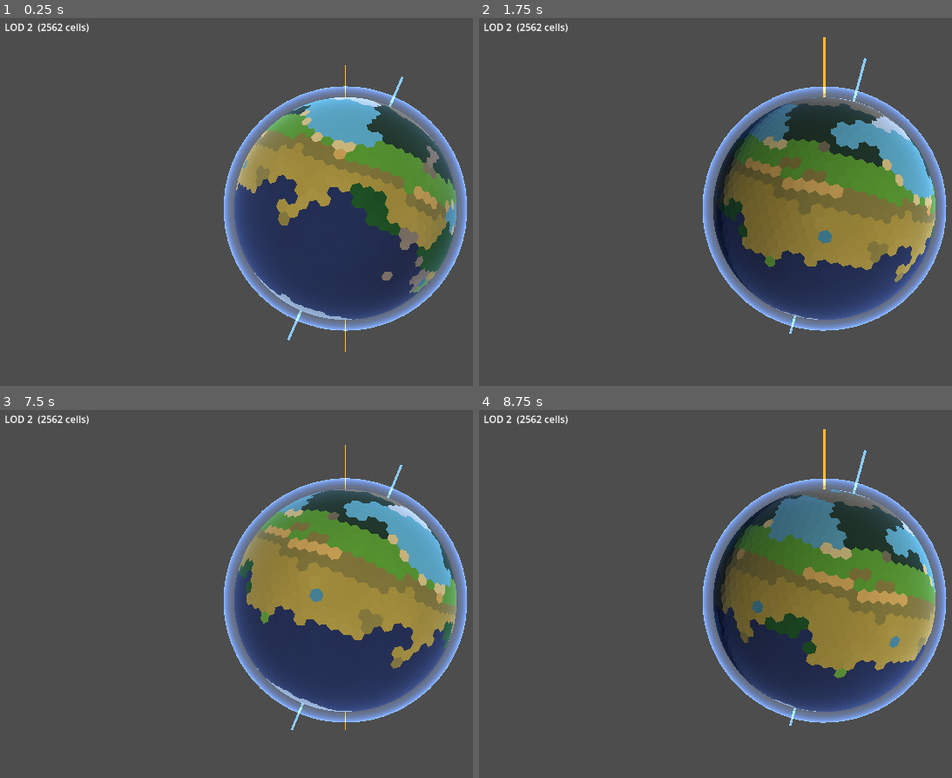
Above: before the commit, frames 1-4 (two rows, left to right).
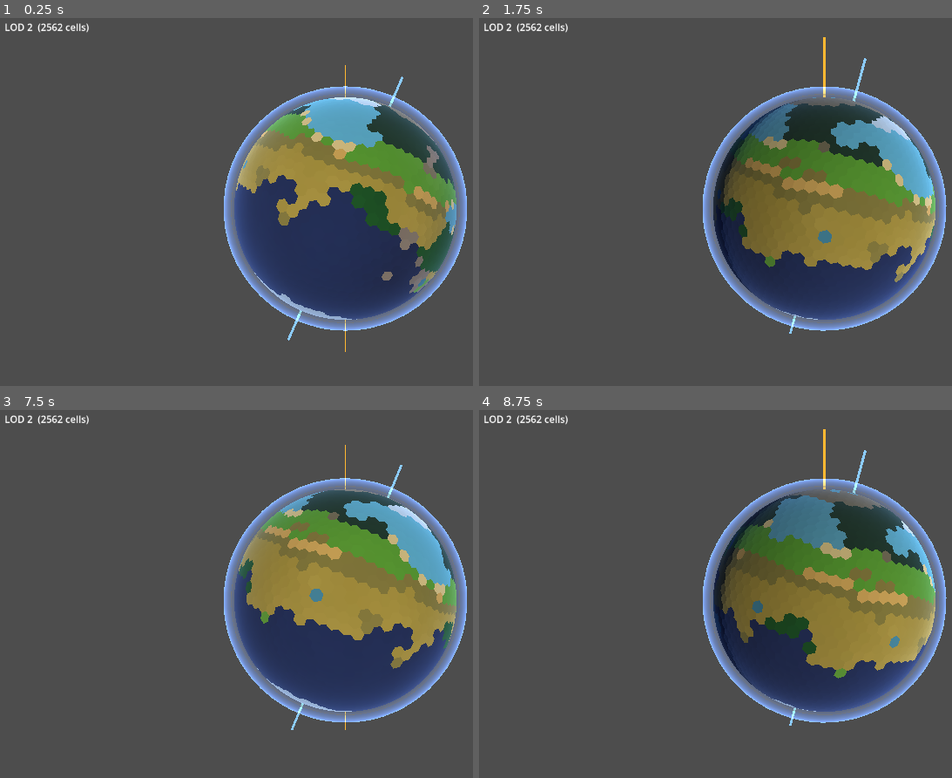
Above: after the commit, the same moments.

Repository: Halfwhit/hex-planet-gen
Game: Godot game, scene res://scenes/Main.tscn
Same seed, same stepped clock (60 frames per second), same inputs: the game is played once before the commit and once after it.
Inputs (mouse positions are in pixels of both pictures, inside the frame that each line leads up to):
- Up to frame 1 (0.25 s): no input
- Up to frame 2 (1.75 s): tap Enter at 0.5 s; move the mouse to (outside the picture) at 0.52 s; tap E at 0.6 s; click (outside the picture) at 0.67 s; drag from (687, 227) to (791, 286) at 1.27 s
- Up to frame 3 (7.5 s): move the mouse to (416, 513) at 2.02 s; tap E every 1.5 s from 2.1 to 6.6 s; click (416, 513) at 2.17 s; drag from (312, 678) to (137, 542) at 2.77 s; move the mouse to (outside the picture) at 3.52 s; click (outside the picture) at 3.67 s; drag from (137, 542) to (241, 502) at 4.27 s; move the mouse to (378, 601) at 5.02 s; click (378, 601) at 5.17 s; drag from (241, 502) to (208, 619) at 5.77 s; move the mouse to (outside the picture) at 6.52 s; click (outside the picture) at 6.67 s; drag from (208, 619) to (312, 678) at 7.27 s
- Up to frame 4 (8.75 s): move the mouse to (895, 513) at 8.02 s; tap E at 8.1 s; click (895, 513) at 8.17 s

The runs differ from the first frame. In frame 1, less than 0.1% of the frame differs, in the area x 78-80%, y 22-23%; in frame 2, 0.1%, in the area x 76-88%, y 21-29%; in frame 3, less than 0.1%; in frame 4, less than 0.1%.

Commit message:
Shrink polar ice and tundra bands
Ice cap:  temperature threshold 0.03 → 0.015 (top ~3.3% of hemisphere)
Tundra:   temperature threshold 0.08 → 0.05  (top ~9.4% of hemisphere)

Previous values gave ice top ~4.3% and tundra top ~13.7%.  Both bands
are now roughly 30% narrower.

Co-Authored-By: Claude Sonnet 4.6 <noreply@anthropic.com>

Diff:
--- a/scripts/HexPlanet.gd
+++ b/scripts/HexPlanet.gd
@@ -493,11 +493,11 @@
 		return BIOME_ICE if temperature < 0.25 else BIOME_SNOW
 
 	# Polar ice cap.
-	if temperature < 0.03:
+	if temperature < 0.015:
 		return BIOME_ICE
 
 	# Sub-polar tundra.
-	if temperature < 0.08:
+	if temperature < 0.05:
 		return BIOME_TUNDRA
 
 	# Mountain zone.  Coastal cells stay rocky (no snow bordering the ocean).
